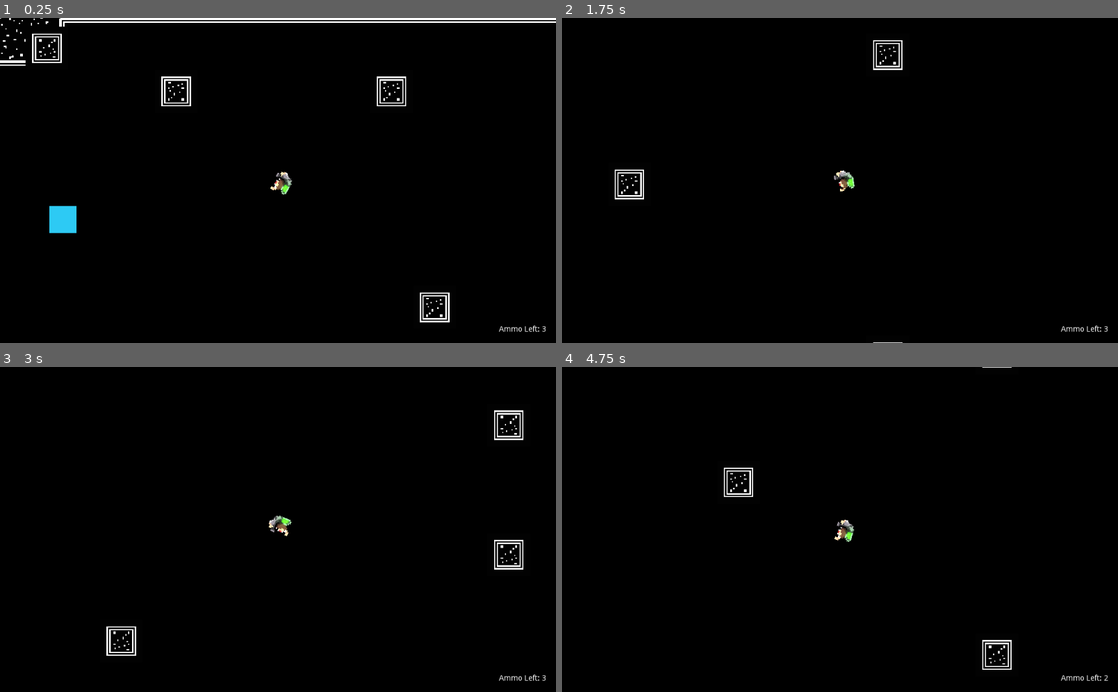
Above: before the commit, frames 1-4 (two rows, left to right).
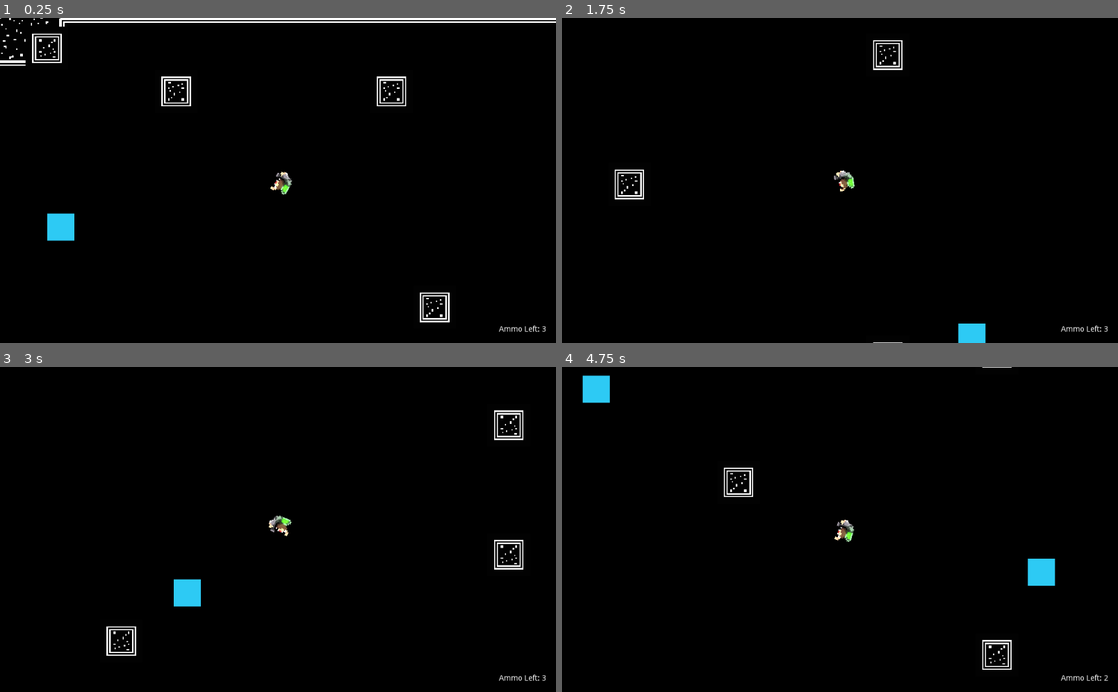
Above: after the commit, the same moments.

Repository: godofecht/Decomposition-Godofecht
Game: Godot game, scene res://World/World.tscn
Two runs of this game, one before a commit and one after it. Both use one fixed random seed, a clock stepped at 60 frames per second and the inputs below.
Inputs (mouse positions are in pixels of both pictures, inside the frame that each line leads up to):
- Up to frame 1 (0.25 s): no input
- Up to frame 2 (1.75 s): move the mouse to (962, 164) at 0.52 s; hold Right 0.53-1.28 s; hold S (KEY_DOWN) 0.53-1.28 s; move the mouse to (728, 196) at 1.27 s; hold Down from 1.28 s (still down); tap A (KEY_LEFT) at 1.35 s
- Up to frame 3 (3 s): move the mouse to (333, 458) at 2.02 s; release Down at 2.03 s; hold Right 2.03-2.78 s; hold D (KEY_RIGHT) 2.03-2.78 s; move the mouse to (250, 594) at 2.77 s; hold Up from 2.78 s (still down); tap W (KEY_UP) at 2.85 s
- Up to frame 4 (4.75 s): move the mouse to (1006, 578) at 3.52 s; release Up at 3.53 s; hold Left from 3.53 s (still down); click (1006, 578) at 3.6 s; move the mouse to (673, 480) at 4.27 s; right-click (673, 480) at 4.35 s

The runs differ from the first frame. In frame 1, 0.3% of the frame differs, in the area x 8-14%, y 57-69%; in frame 2, 0.3%; in frame 3, 0.4%; in frame 4, 0.8%, in the area x 3-89%, y 2-68%.

Commit message:
more bacteria

Diff:
--- a/Bacteria/Bacteria.gd
+++ b/Bacteria/Bacteria.gd
@@ -11,6 +11,13 @@
 onready var HitSFX = $Hit
 
 var dead = false
+
+func _ready() -> void:
+	var impulseForce = 25
+	var direction_rotation = deg2rad((randi()%360+0))
+	apply_impulse(Vector2(20, 0).rotated(direction_rotation),
+				  Vector2(impulseForce, 0).rotated(direction_rotation))
+
 
 func _on_ImpactArea_body_entered(body: Node) -> void:
 	HitSFX.play()
--- a/Bacteria/Bacteria.tscn
+++ b/Bacteria/Bacteria.tscn
@@ -69,6 +69,7 @@
 
 [node name="Vocal" type="AudioStreamPlayer2D" parent="."]
 stream = ExtResource( 2 )
+max_distance = 200000.0
 attenuation = 0.732043
 
 [node name="AnimationPlayer" type="AnimationPlayer" parent="."]
--- a/World/World.tscn
+++ b/World/World.tscn
@@ -114,15 +114,6 @@
 current = true
 zoom = Vector2( 0.4, 0.4 )
 
-[node name="Node2D" parent="." instance=ExtResource( 5 )]
-position = Vector2( 122.554, 205.957 )
-
-[node name="Node2D2" parent="." instance=ExtResource( 5 )]
-position = Vector2( 640.429, 219.549 )
-
-[node name="Node2D3" parent="." instance=ExtResource( 5 )]
-position = Vector2( 847.857, 474.846 )
-
 [node name="CanvasLayer" type="CanvasLayer" parent="."]
 
 [node name="HUD" type="Control" parent="CanvasLayer"]
@@ -145,4 +136,25 @@
 __meta__ = {
 "_edit_use_anchors_": false
 }
+
+[node name="Node2D" parent="." instance=ExtResource( 5 )]
+position = Vector2( 122.554, 205.957 )
+
+[node name="Node2D2" parent="." instance=ExtResource( 5 )]
+position = Vector2( 639.429, 238.549 )
+
+[node name="Node2D3" parent="." instance=ExtResource( 5 )]
+position = Vector2( 847.857, 474.846 )
+
+[node name="Node2D4" parent="." instance=ExtResource( 5 )]
+position = Vector2( 205.83, 475.482 )
+
+[node name="Node2D5" parent="." instance=ExtResource( 5 )]
+position = Vector2( 479.324, 512.975 )
+
+[node name="Node2D6" parent="." instance=ExtResource( 5 )]
+position = Vector2( 893.446, 292.428 )
+
+[node name="Node2D7" parent="." instance=ExtResource( 5 )]
+position = Vector2( 961.086, 124.827 )
 [connection signal="AmmoChange" from="Player" to="." method="_on_Player_AmmoChange"]
